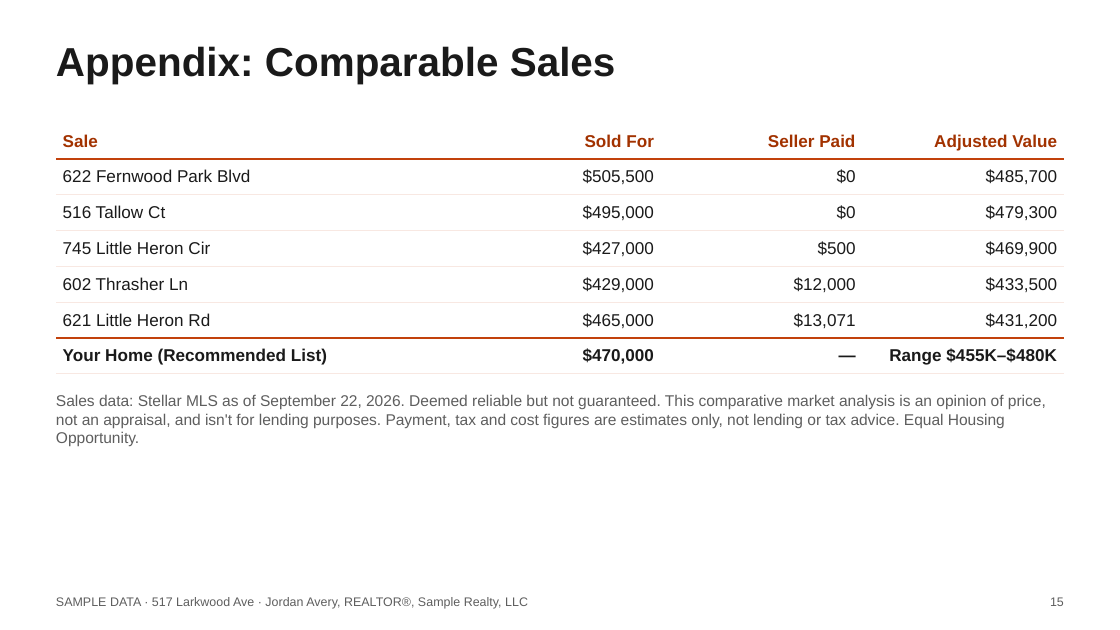
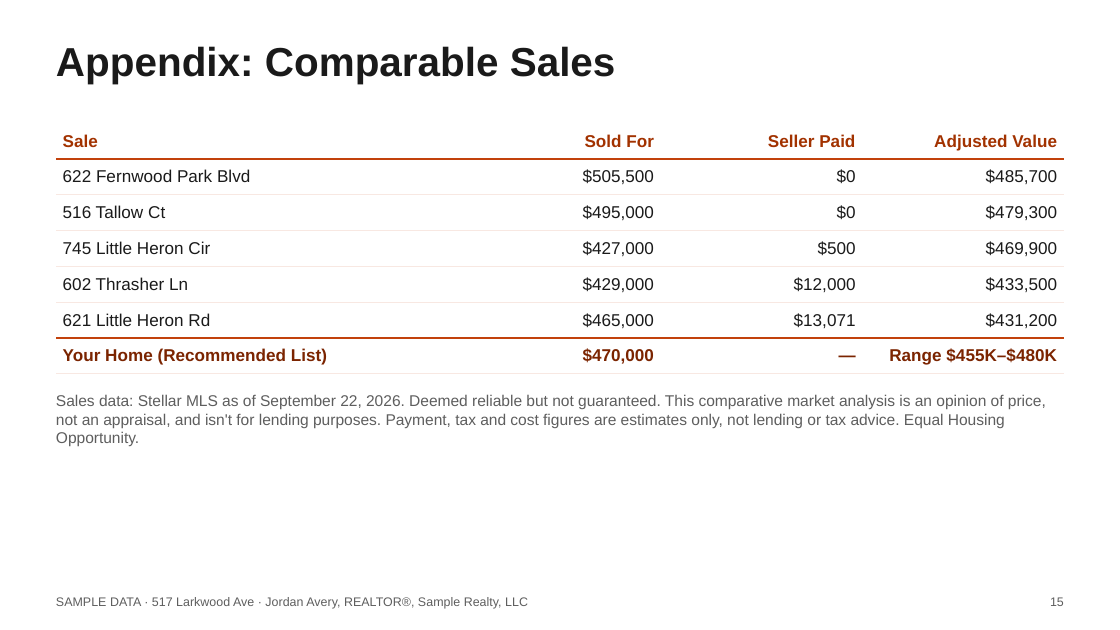
Before and after one commit to axelrivera/real-estate-skills, a slide deck: slide 15 of samples/seller-cma/517-Larkwood-Ave-Listing-Presentation.pptx. Drawn at 1120x630 pixels with LibreOffice and Linux fonts; fonts in the diff are those of the drawing. Boxes give left, top, right and bottom in pixels: in the first picture for what was removed or moved away, otherwise in the second. Text is boxed around its words. In the diff, an @@ line names an element or a change of style, - is before the commit and + after.

```diff
--- a/samples/seller-cma/517-Larkwood-Ave-Listing-Presentation.pptx
+++ b/samples/seller-cma/517-Larkwood-Ave-Listing-Presentation.pptx
@@ table at [56, 123, 1064, 369] @@
@@ text colour #1A1A1A to #7B2400 in "Your Home (Recommended List)", "$470,000", "—", "Range $455K–$480K" @@
```
Also in this commit, not shown: 2 other slides changed, 20 other files.
